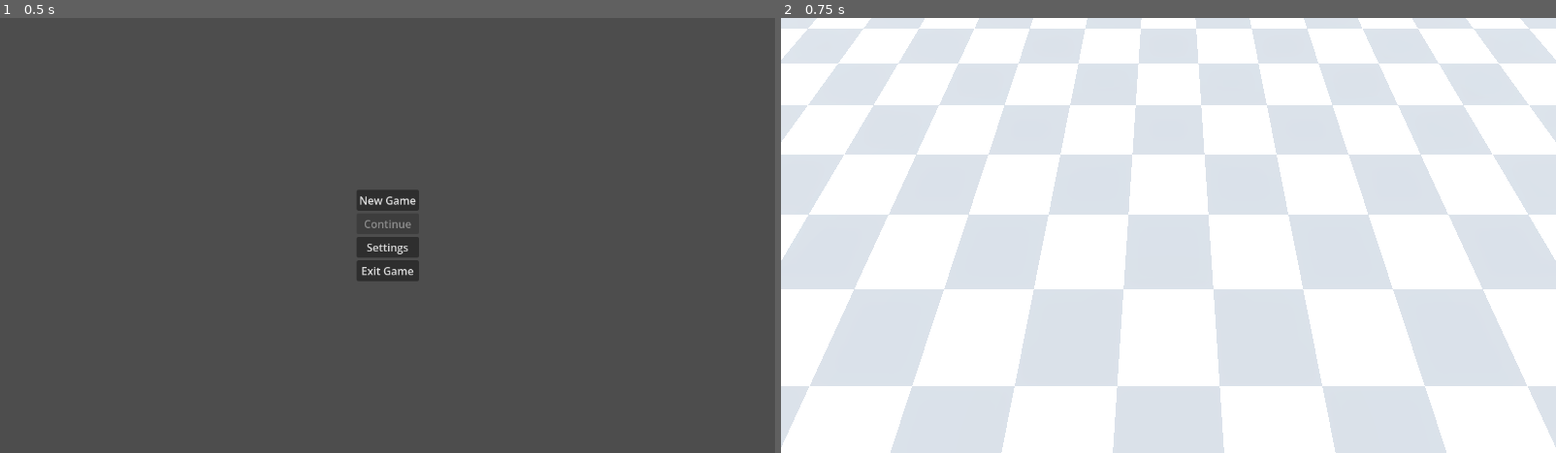
Above: before the commit, frames 1-2 (left to right).
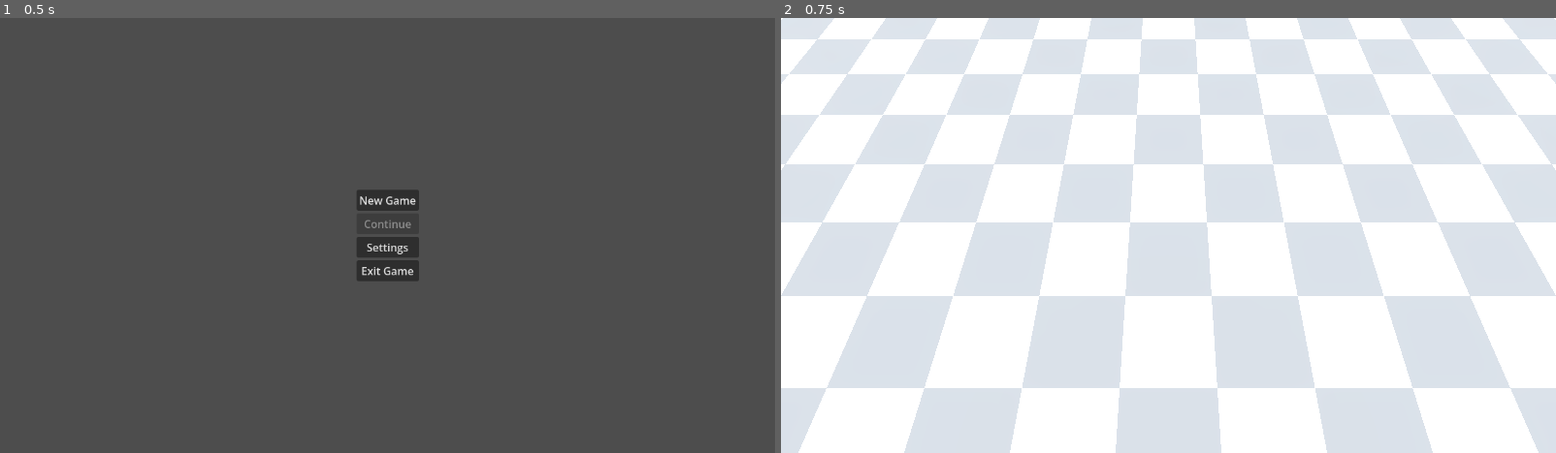
Above: after the commit, the same moments.

Repository: KaschaArtem/Hamlet
Game: Godot game, scene res://scenes/active_scenes/main_menu.tscn
Same seed, same stepped clock (60 frames per second), same inputs: the game is played once before the commit and once after it.
Inputs:
- Up to frame 1 (0.5 s): no input
- Up to frame 2 (0.75 s): click "New Game" at 0.5 s

Frame 1 is identical in both runs. In frame 2, 22% of the frame differs, in the area x 0-100%, y 0-100%.

Commit message:
update tile scenes

Diff:
--- a/scenes/game_scenes/objects_scenes/field.tscn
+++ b/scenes/game_scenes/objects_scenes/field.tscn
@@ -7,8 +7,16 @@
 material = SubResource("StandardMaterial3D_yi4hv")
 size = Vector3(0.5, 0.1, 0.5)
 
+[sub_resource type="BoxShape3D" id="BoxShape3D_uw3wk"]
+size = Vector3(0.5, 0.001, 0.5)
+
 [node name="Field" type="Node3D" unique_id=2120491092]
 
 [node name="MeshInstance3D" type="MeshInstance3D" parent="." unique_id=1766271900]
-transform = Transform3D(1, 0, 0, 0, 1, 0, 0, 0, 1, 0, 0.05, 0)
+transform = Transform3D(1, 0, 0, 0, 1, 0, 0, 0, 1, 0, -0.05, 0)
 mesh = SubResource("BoxMesh_vxesu")
+
+[node name="StaticBody3D" type="StaticBody3D" parent="." unique_id=766814610]
+
+[node name="CollisionShape3D" type="CollisionShape3D" parent="StaticBody3D" unique_id=228233079]
+shape = SubResource("BoxShape3D_uw3wk")
--- a/scenes/game_scenes/objects_scenes/house.tscn
+++ b/scenes/game_scenes/objects_scenes/house.tscn
@@ -7,8 +7,16 @@
 material = SubResource("StandardMaterial3D_5hv1e")
 size = Vector3(0.5, 0.1, 0.5)
 
+[sub_resource type="BoxShape3D" id="BoxShape3D_st5od"]
+size = Vector3(0.5, 0.001, 0.5)
+
 [node name="House" type="Node3D" unique_id=1078763312]
 
 [node name="MeshInstance3D" type="MeshInstance3D" parent="." unique_id=1797774305]
-transform = Transform3D(1, 0, 0, 0, 1, 0, 0, 0, 1, 0, 0.05, 0)
+transform = Transform3D(1, 0, 0, 0, 1, 0, 0, 0, 1, 0, -0.05, 0)
 mesh = SubResource("BoxMesh_mb83u")
+
+[node name="StaticBody3D" type="StaticBody3D" parent="." unique_id=1288547837]
+
+[node name="CollisionShape3D" type="CollisionShape3D" parent="StaticBody3D" unique_id=769239319]
+shape = SubResource("BoxShape3D_st5od")
--- a/scenes/game_scenes/objects_scenes/pasture.tscn
+++ b/scenes/game_scenes/objects_scenes/pasture.tscn
@@ -7,8 +7,16 @@
 material = SubResource("StandardMaterial3D_eshkd")
 size = Vector3(0.5, 0.1, 0.5)
 
+[sub_resource type="BoxShape3D" id="BoxShape3D_a8q6g"]
+size = Vector3(0.5, 0.001, 0.5)
+
 [node name="Pasture" type="Node3D" unique_id=678543669]
 
 [node name="MeshInstance3D" type="MeshInstance3D" parent="." unique_id=1387469663]
-transform = Transform3D(1, 0, 0, 0, 1, 0, 0, 0, 1, 0, 0.05, 0)
+transform = Transform3D(1, 0, 0, 0, 1, 0, 0, 0, 1, 0, -0.05, 0)
 mesh = SubResource("BoxMesh_2ust3")
+
+[node name="StaticBody3D" type="StaticBody3D" parent="." unique_id=237516426]
+
+[node name="CollisionShape3D" type="CollisionShape3D" parent="StaticBody3D" unique_id=1136697543]
+shape = SubResource("BoxShape3D_a8q6g")
--- a/scenes/game_scenes/objects_scenes/tile.tscn
+++ b/scenes/game_scenes/objects_scenes/tile.tscn
@@ -3,8 +3,16 @@
 [sub_resource type="BoxMesh" id="BoxMesh_46dey"]
 size = Vector3(0.5, 0.1, 0.5)
 
+[sub_resource type="BoxShape3D" id="BoxShape3D_46dey"]
+size = Vector3(0.5, 0.001, 0.5)
+
 [node name="Tile" type="Node3D" unique_id=560430572]
 
 [node name="MeshInstance3D" type="MeshInstance3D" parent="." unique_id=2012936570]
-transform = Transform3D(1, 0, 0, 0, 1, 0, 0, 0, 1, 0, 0.05, 0)
+transform = Transform3D(1, 0, 0, 0, 1, 0, 0, 0, 1, 0, -0.05, 0)
 mesh = SubResource("BoxMesh_46dey")
+
+[node name="StaticBody3D" type="StaticBody3D" parent="." unique_id=943484849]
+
+[node name="CollisionShape3D" type="CollisionShape3D" parent="StaticBody3D" unique_id=13117591]
+shape = SubResource("BoxShape3D_46dey")
--- a/scripts/game/ground.gd
+++ b/scripts/game/ground.gd
@@ -39,14 +39,14 @@
 	for x in range(GRID_SIZE):
 		for z in range(GRID_SIZE):
 			var tile = tile_scene.instantiate()
-			tile.position = Vector3(
-				x * TILE_SIZE,
-				0,
-				z * TILE_SIZE
-			)
+			tile.position = Vector3(x * TILE_SIZE, 0, z * TILE_SIZE)
 			add_child(tile)
 			apply_chess_color(tile, x, z)
 
 	var center = GRID_SIZE / 2
 	ground_grid[center][center] = 1
 	camera.update_position()
+
+
+func update_grid_tile(int ):
+	pass
